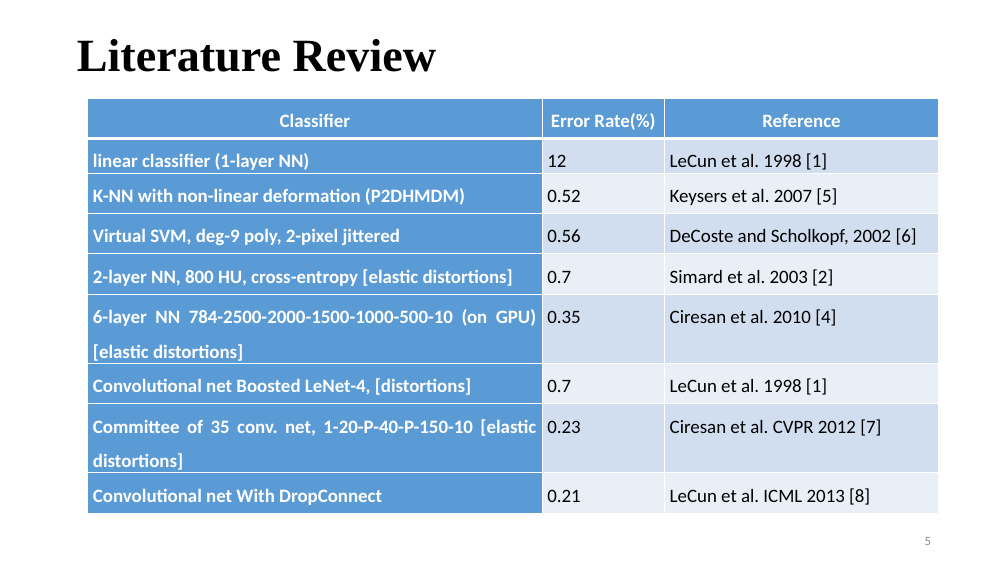
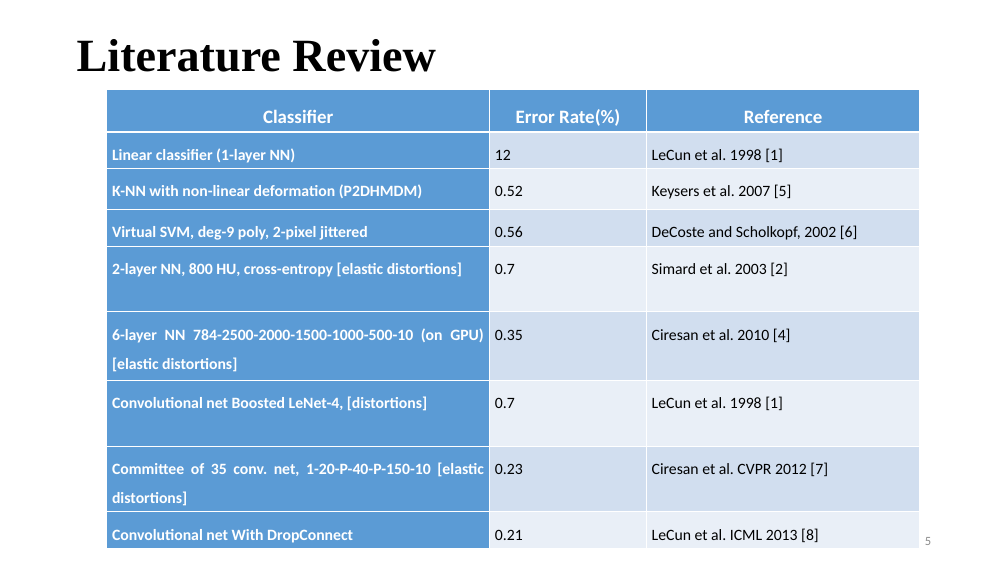
Before and after one commit to kattelsameer/HandWritten-Digit-Recognition-using-Deep-Learning, a slide deck: slide 5 of 3. Proposal Defence/Presentation(draft).pptx. Drawn at 1008x567 pixels with LibreOffice and Linux fonts; fonts in the diff are those of the drawing. Boxes give left, top, right and bottom in pixels: in the first picture for what was removed or moved away, otherwise in the second. Text is boxed around its words. In the diff, an @@ line names an element or a change of style, - is before the commit and + after.

```diff
--- a/3. Proposal Defence/Presentation(draft).pptx
+++ b/3. Proposal Defence/Presentation(draft).pptx
@@ table at box(107, 90, 920, 547) @@
-row 2, column 1: linear classifier (1-layer NN)
+row 2, column 1: Linear classifier (1-layer NN)
@@ fill #D2DEEF to #D1DEEF in 8 cells @@
@@ fill #EAEFF7 to #E9EFF7 in 8 cells @@
@@ size 18 to 15 pt in "12", "LeCun et al. 1998 [1]", "K-NN with non-linear deformation (P2DHMDM)", "0.52" and 19 more places @@
@@ borders changed @@
@@ table: place and size @@
-table at box(88, 98, 939, 509)
+table at box(107, 90, 920, 547)
@@ page number at box(925, 537, 931, 545): text colour #8C8C8C to #8B8B8B @@
```
Also in this commit, not shown: 13 other slides changed, 3 other files.
